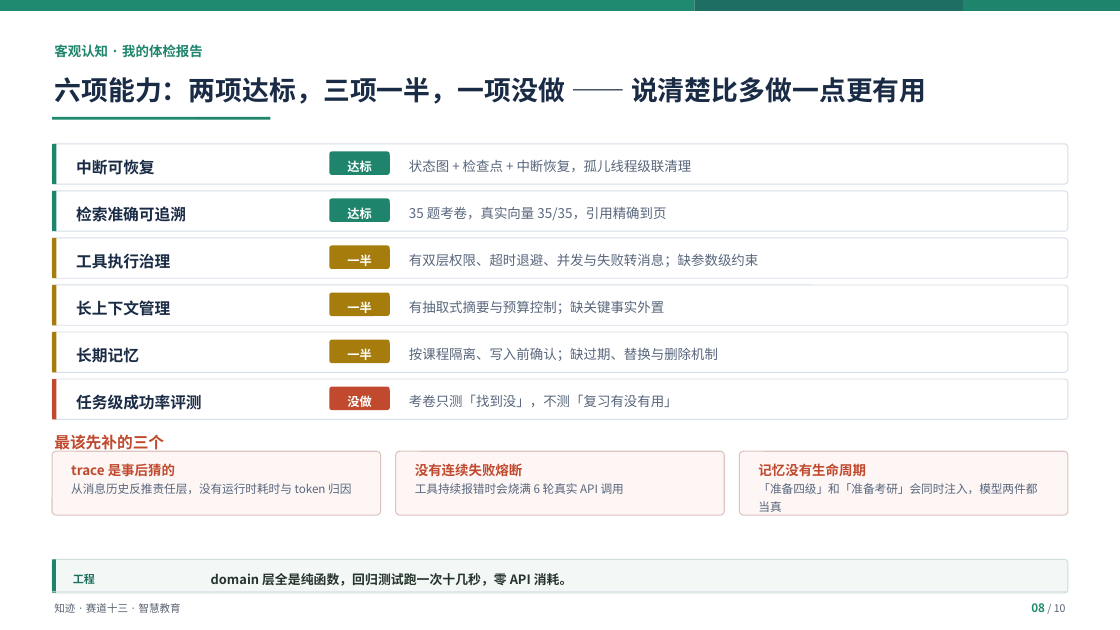
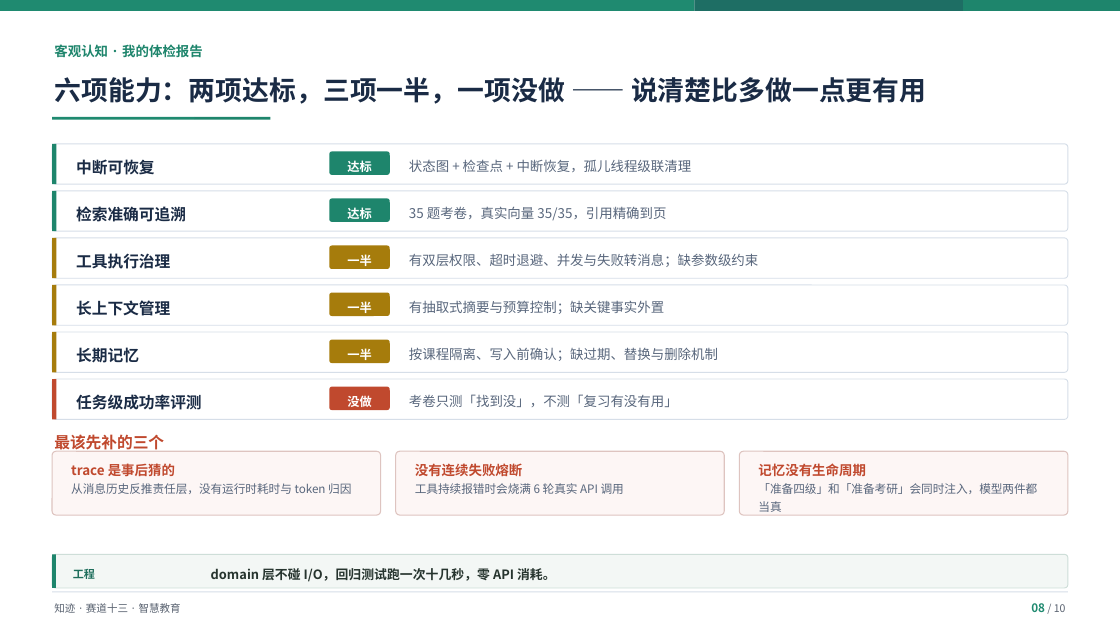
Before and after one commit to Baicaicn23/StudyGraph, a slide deck: slide 8 of docs/作品集/参赛/知迹答辩/知迹答辩.pptx. Drawn at 1120x630 pixels with LibreOffice and Linux fonts; fonts in the diff are those of the drawing. Boxes give left, top, right and bottom in pixels: in the first picture for what was removed or moved away, otherwise in the second. Text is boxed around its words. In the diff, an @@ line names an element or a change of style, - is before the commit and + after.

```diff
--- a/docs/作品集/参赛/知迹答辩/知迹答辩.pptx
+++ b/docs/作品集/参赛/知迹答辩/知迹答辩.pptx
@@ 1 text, 1 rounded rectangle, 1 rectangle: place and size @@
-1 text, 1 rounded rectangle, 1 rectangle at [52,560,1068,593]
+1 text, 1 rounded rectangle, 1 rectangle at [52,555,1068,588]
@@ text at [211,568,556,582]: text changed @@
-domain 层全是纯函数，回归测试跑一次十几秒，零 API 消耗。
+domain 层不碰 I/O，回归测试跑一次十几秒，零 API 消耗。
```
Also in this commit, not shown: 8 other slides changed, 2 other files.
